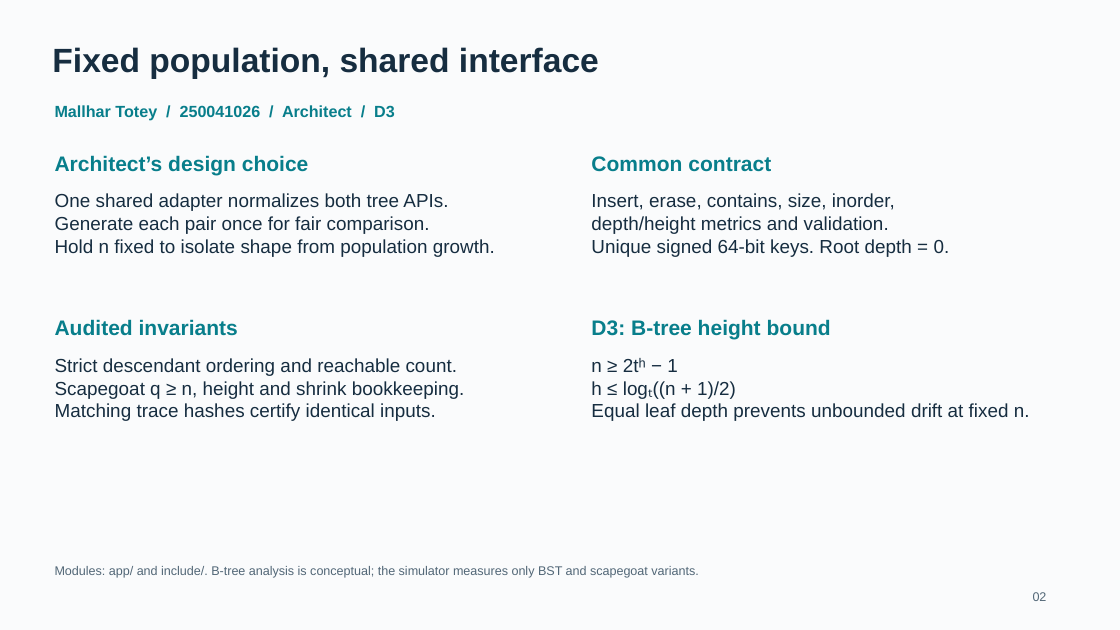
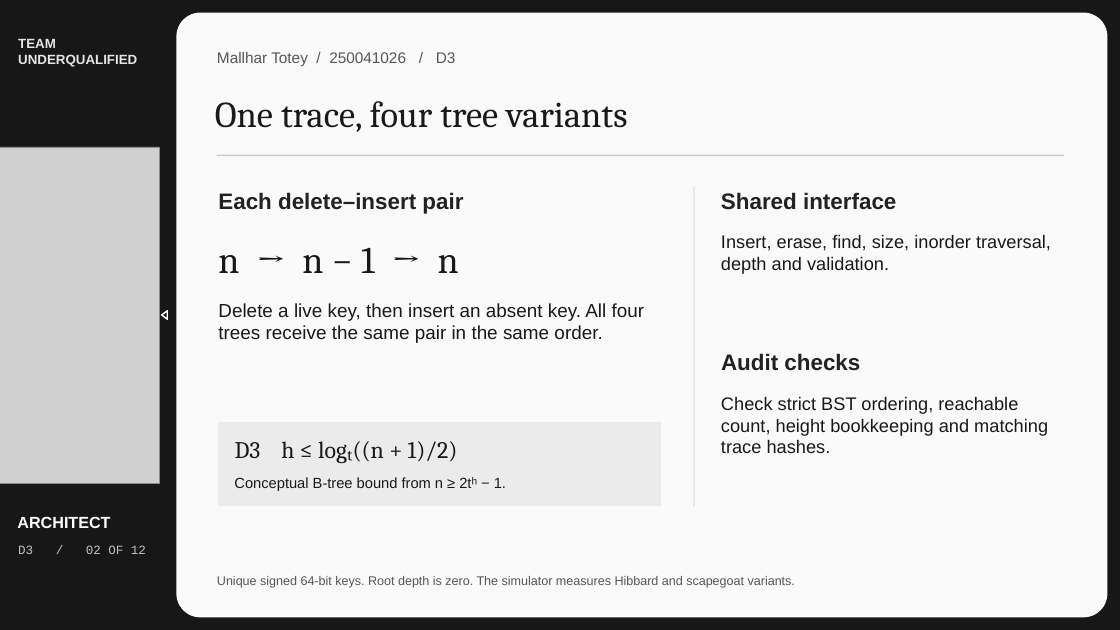
Before and after one commit to MayankMoyal/DSA-Project, a slide deck: slide 2 of docs/slides/slides.pptx. Drawn at 1120x630 pixels with LibreOffice and Linux fonts; fonts in the diff are those of the drawing; grey boxes stand for pictures. Boxes give left, top, right and bottom in pixels: in the first picture for what was removed or moved away, otherwise in the second. Text is boxed around its words. In the diff, an @@ line names an element or a change of style, - is before the commit and + after.

```diff
--- a/docs/slides/slides.pptx
+++ b/docs/slides/slides.pptx
@@ background #FAFBFC to #171717 @@
@@ rounded rectangle added at [176, 13, 1107, 617], fill #FAFAFA @@
@@ text added at [18, 39, 137, 67], 14.2 pt, text #E4E4E4, bold @@
+TEAM
+UNDERQUALIFIED
@@ text at [217, 52, 456, 66]: text changed; size 17.2 to 16.5 pt; text colour #087E8B to #575757; bold off @@
-Mallhar Totey / 250041026 / Architect / D3
+Mallhar Totey / 250041026 / D3
@@ text added at [215, 101, 627, 132], 39 pt, text #191919 @@
+One trace, four tree variants
@@ picture added at [0, 147, 159, 483] @@
@@ rectangle added at [217, 155, 1064, 156], fill #CBCBCB @@
@@ text removed at [591, 156, 771, 172] @@
-Common contract
@@ text removed at [55, 193, 495, 257] @@
-One shared adapter normalizes both tree APIs.
-Generate each pair once for fair comparison.
-Hold n fixed to isolate shape from population growth.
@@ text added at [218, 192, 463, 214], 24 pt, text #222222, bold @@
+Each delete–insert pair
@@ rectangle added at [693, 187, 694, 506], fill #CBCBCB @@
@@ text at [721, 192, 896, 210]: text changed; size 36 to 24 pt; text colour #162D40 to #222222 @@
-Fixed population, shared interface
+Shared interface
@@ text at [721, 234, 1051, 274]: text changed; size 20.2 to 19.5 pt; text colour #162D40 to #191919 @@
-Insert, erase, contains, size, inorder,
-depth/height metrics and validation.
-Unique signed 64-bit keys. Root depth = 0.
+Insert, erase, find, size, inorder traversal, depth and validation.
@@ text at [218, 247, 459, 273]: text changed; size 20.2 to 40.5 pt; font Arial to Cambria; text colour #162D40 to #191919 @@
-n ≥ 2tʰ − 1
-h ≤ logₜ((n + 1)/2)
-Equal leaf depth prevents unbounded drift at fixed n.
+n → n − 1 → n
@@ text removed at [55, 319, 238, 336] @@
-Audited invariants
@@ freeform shape added at [162, 310, 167, 318], outline #FFFFFF 1.5 pt @@
@@ text added at [218, 303, 645, 343], 20.2 pt, text #191919 @@
+Delete a live key, then insert an absent key. All four trees receive the same pair in the same order.
@@ text removed at [591, 319, 831, 340] @@
-D3: B-tree height bound
@@ text removed at [55, 358, 464, 421] @@
-Strict descendant ordering and reachable count.
-Scapegoat q ≥ n, height and shrink bookkeeping.
-Matching trace hashes certify identical inputs.
@@ text added at [721, 353, 860, 371], 24 pt, text #222222, bold @@
+Audit checks
@@ text added at [721, 396, 1048, 453], 19.5 pt, text #191919 @@
+Check strict BST ordering, reachable count, height bookkeeping and matching trace hashes.
@@ rectangle added at [218, 422, 660, 506], fill #EBEBEB @@
@@ text added at [235, 441, 458, 462], 25.5 pt, text #191919 @@
+D3 h ≤ logₜ((n + 1)/2)
@@ text added at [234, 477, 506, 491], 15.8 pt, text #191919 @@
+Conceptual B-tree bound from n ≥ 2tʰ − 1.
@@ text at [17, 516, 110, 528]: text changed; size 22.5 to 17.2 pt; text colour #087E8B to #FFFFFF @@
-Architect’s design choice
+ARCHITECT
@@ text added at [18, 545, 146, 554], 13.5 pt, text #C0C0C0 @@
+D3 / 02 OF 12
@@ vertical alignment top to middle in 4 elements at [217, 52, 456, 66], [17, 516, 110, 528], [218, 247, 459, 273], [217, 576, 795, 588] @@
@@ text at [217, 576, 795, 588]: text changed; text colour #526777 to #575757 @@
-Modules: app/ and include/. B-tree analysis is conceptual; the simulator measures only BST and scapegoat variants.
+Unique signed 64-bit keys. Root depth is zero. The simulator measures Hibbard and scapegoat variants.
@@ text removed at [1033, 592, 1047, 601] @@
-02
```
Also in this commit, not shown: 7 other slides changed, 4 slides added, 4 slides removed, 1 other file.
